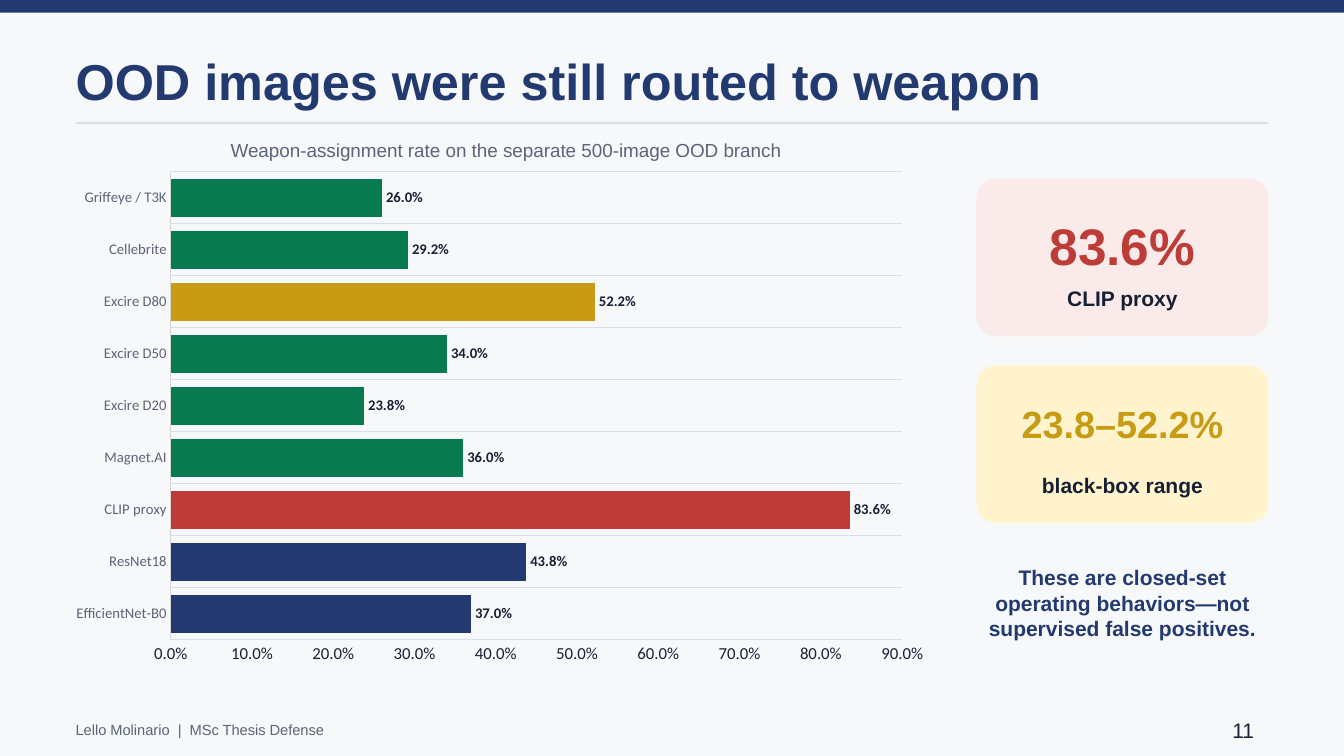
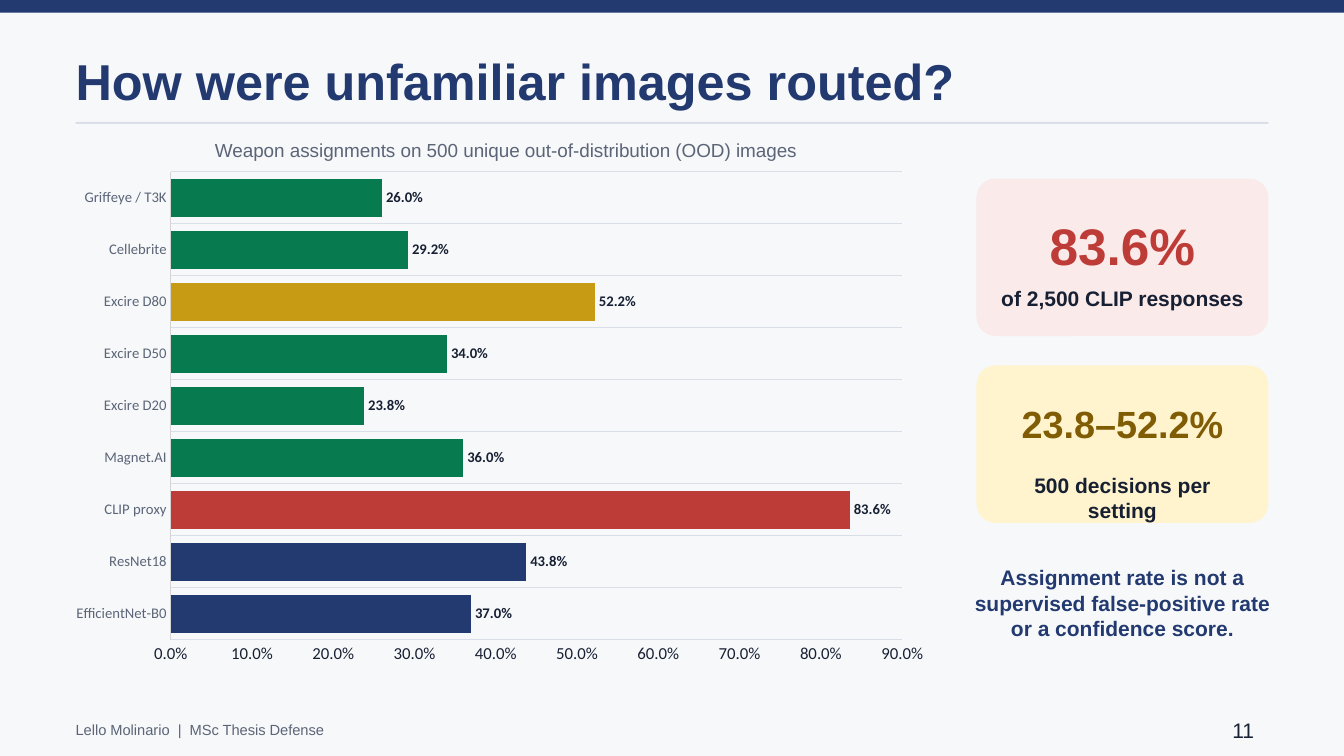
Before and after one commit to lmolinario/Molinario_Thesis_Defense_2026, a slide deck: slide 11 of Molinario_Thesis_Defense_2026.pptx. Drawn at 1344x756 pixels with LibreOffice and Linux fonts; fonts in the diff are those of the drawing. Boxes give left, top, right and bottom in pixels: in the first picture for what was removed or moved away, otherwise in the second. Text is boxed around its words. In the diff, an @@ line names an element or a change of style, - is before the commit and + after.

```diff
--- a/Molinario_Thesis_Defense_2026.pptx
+++ b/Molinario_Thesis_Defense_2026.pptx
@@ text at (76,63,954,110): text changed @@
-OOD images were still routed to weapon
+How were unfamiliar images routed?
@@ text at (215,143,797,161): text changed @@
-Weapon-assignment rate on the separate 500-image OOD branch
+Weapon assignments on 500 unique out-of-distribution (OOD) images
@@ bar chart at (58,161,941,674) @@
@@ Series 1, EfficientNet-B0: 0.3696 to 0.37 @@
@@ Series 1, ResNet18: 0.4376 to 0.438 @@
@@ Series 1, CLIP proxy: 0.8356 to 0.836 @@
@@ data labels of Series 1 changed @@
@@ text at (1001,290,1243,311): text changed @@
-CLIP proxy
+of 2,500 CLIP responses
@@ text "23.8–52.2%" at (1022,411,1224,439): text colour #C89B14 to #805C05 @@
@@ text at (1034,477,1211,523): text changed @@
-black-box range
+500 decisions per setting
@@ text at (975,569,1270,637): text changed @@
-These are closed-set operating behaviors—not supervised false positives.
+Assignment rate is not a supervised false-positive rate or a confidence score.
```
Also in this commit, not shown: 18 other slides changed, 1 slide added, 1 slide removed, 1 other file.
